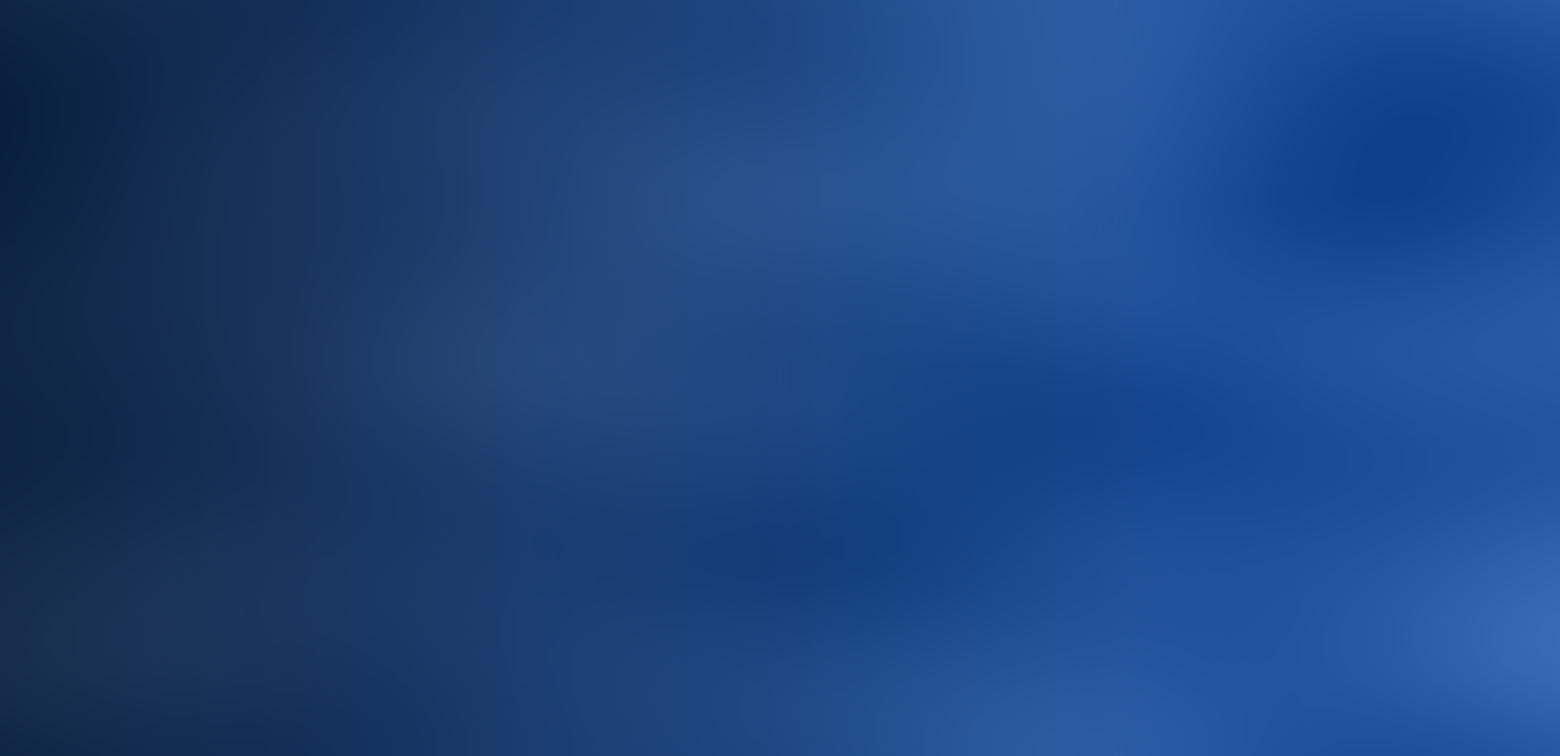
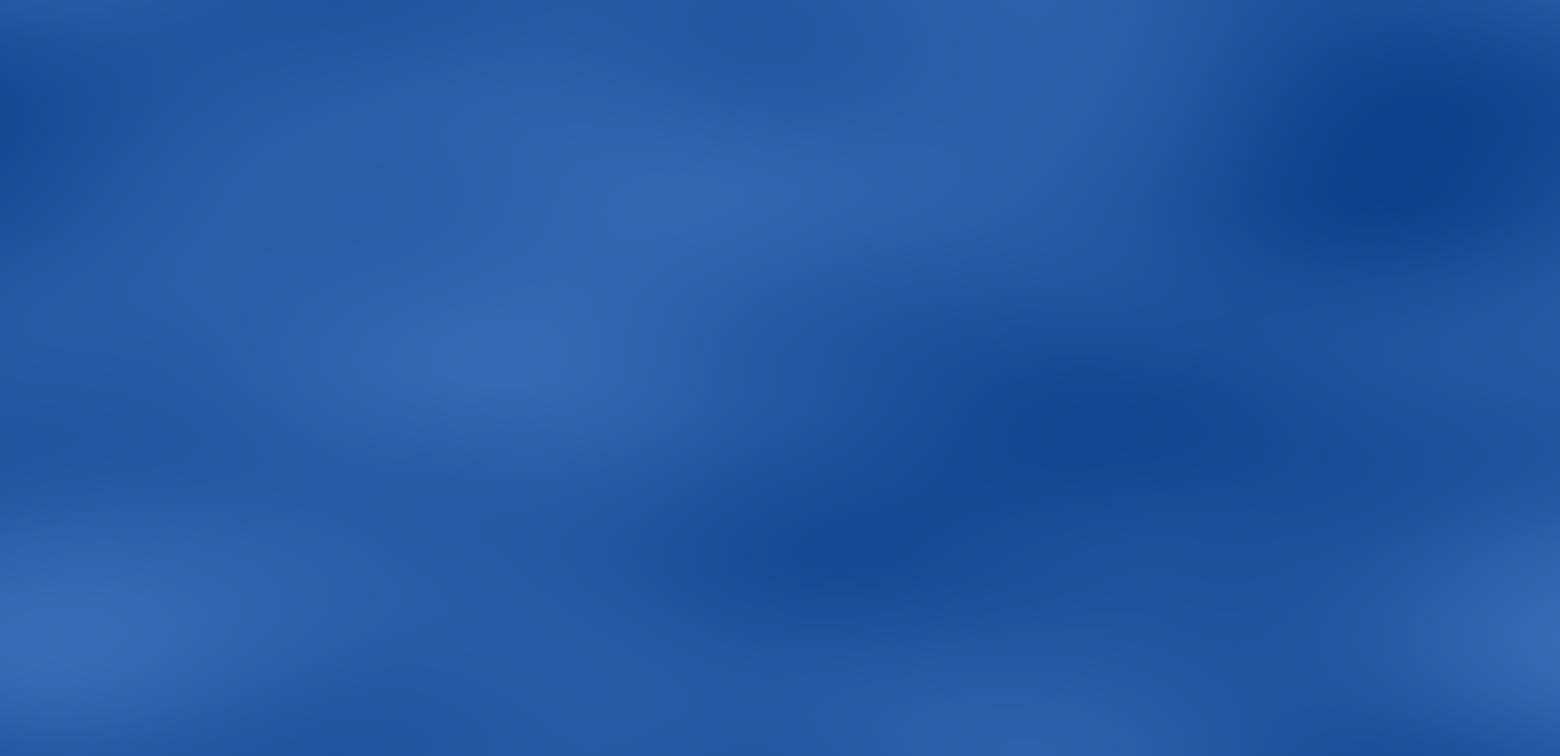
The second w=1560, h=756 image is a revision of the first. Changes to its layers:
hid "Gradient", painted on it over [0,0,1188,756]
